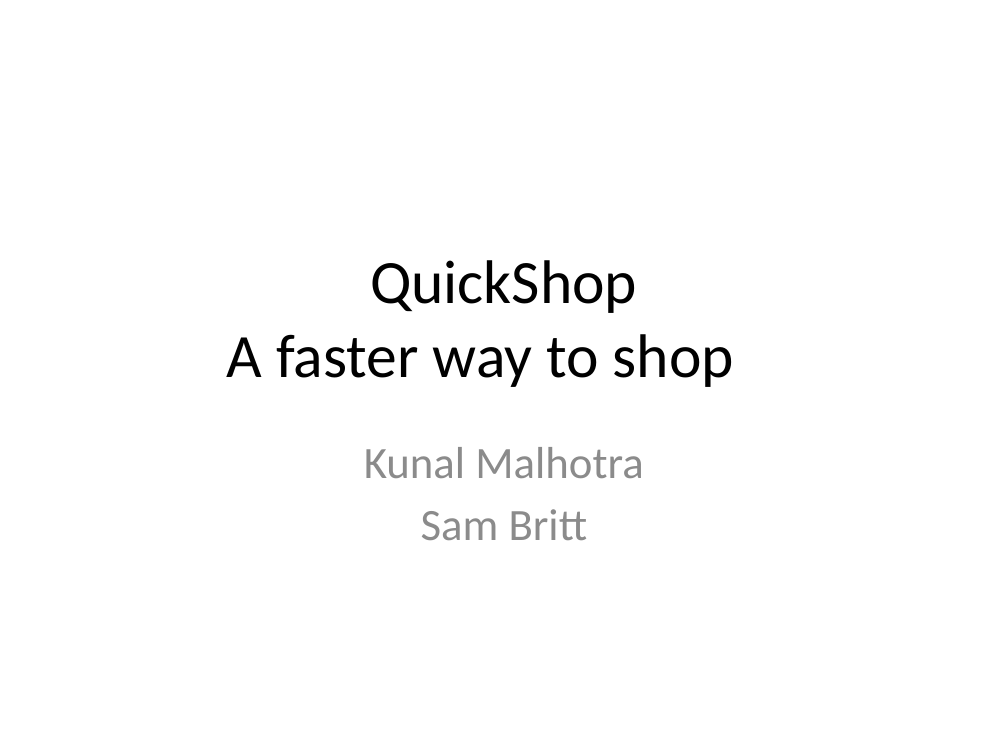
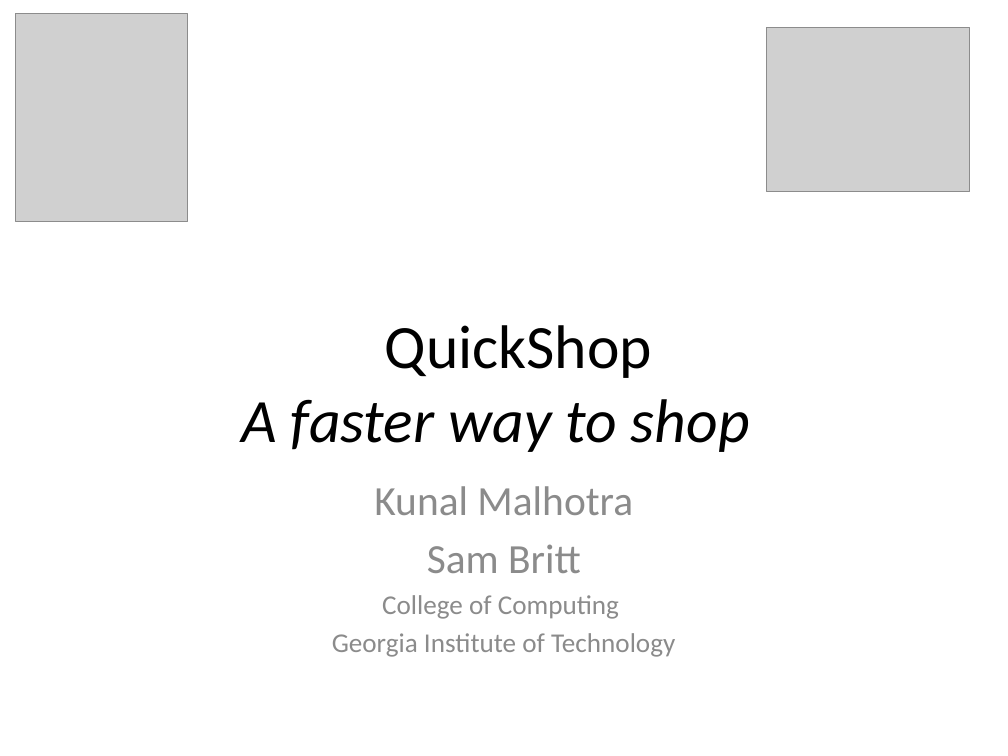
Before and after one commit to samuelbritt/QuickShop, a slide deck: slide 1 of QuickShop_DEMO.pptx. Drawn at 1008x756 pixels with LibreOffice and Linux fonts; fonts in the diff are those of the drawing; grey boxes stand for pictures. Boxes give left, top, right and bottom in pixels: in the first picture for what was removed or moved away, otherwise in the second. Text is boxed around its words. In the diff, an @@ line names an element or a change of style, - is before the commit and + after.

```diff
--- a/QuickShop_DEMO.pptx
+++ b/QuickShop_DEMO.pptx
@@ picture added at (16, 14, 188, 222) @@
@@ picture added at (767, 27, 970, 192) @@
@@ title "QuickShop A faster way to ...": place and size @@
-title "QuickShop A faster way to ..." at (227, 260, 734, 387)
+title "QuickShop A faster way to ..." at (241, 325, 750, 452)
@@ title "QuickShop A faster way to ..." at (241, 325, 750, 452): italic on in "A faster way to shop" @@
@@ subtitle "Kunal Malhotra": place and size @@
-subtitle "Kunal Malhotra" at (364, 447, 643, 540)
+subtitle "Kunal Malhotra" at (332, 486, 675, 657)
@@ subtitle at (374, 486, 633, 573): size 32 to 29.6 pt in "Kunal Malhotra", "Sam Britt" @@
@@ subtitle at (332, 595, 675, 657): paragraphs added @@
+College of Computing
+Georgia Institute of Technology
```
Also in this commit, not shown: 1 other slide changed, 1 other file.
